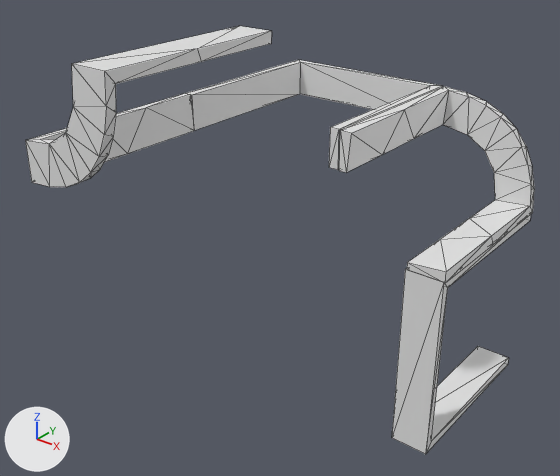
A saved change to the OBJ model data/bmc/SET_4W2C/t_433.obj.
Before and after are seen from a 50 mm lens placed at (0.974, -1.436, 0.858), pointed at (-0.142, -0.04, -0.007). The axes (+X, +Y, +Z) are drawn at lower left. The lights are the same throughout. Mesh edges are drawn as thin lines. Where no turn or scale is listed for an object, it has been applied to the vertices.

In view in the first picture: 't_433'.
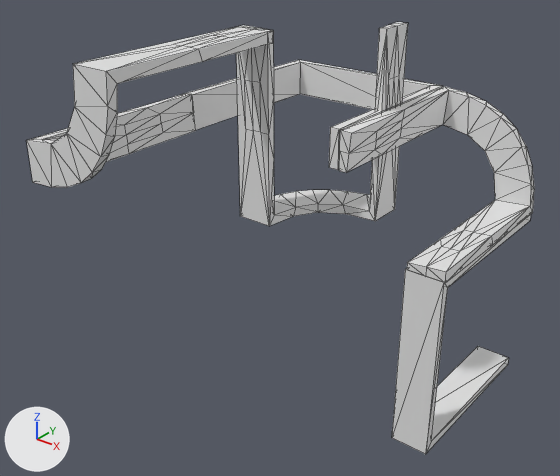
Where the change shows, as pixel boxes (x1, y1, x2, y2) in the pictures (560 x 476 px):
't_433', reshaped: before (25, 26, 534, 454); after (26, 22, 534, 454)
part 1 of me_t_433, added: after (236, 22, 408, 226)
part 2 of me_t_433, added: after (26, 26, 273, 187)
part 3 of me_t_433, deleted: before (25, 26, 272, 187)
part 4 of me_t_433, built on: (339, 90, 529, 283) in both

Patch to the scene script:
```diff
--- a/data/bmc/SET_4W2C/t_433.obj.py
+++ b/data/bmc/SET_4W2C/t_433.obj.py
@@ me_t_433 @@
 # used by ob_t_433; location = (0.0, 0.0, 0.0)
-me_t_433.from_pydata(...)  # 118 vertices, 224 faces; spans x -0.5..0.304, y -0.5..0.5, z -0.5..0.5
+me_t_433.from_pydata(...)  # 248 vertices, 476 faces; spans x -0.5..0.304, y -0.5..0.5, z -0.5..0.501
+# me_t_433 part 1: a new loose piece of 72 vertices spanning x -0.3..0.0, y -0.014..0.286, z 0.0..0.5
+# me_t_433 part 2: a new loose piece of 72 vertices spanning x -0.496..-0.196, y -0.5..0.0, z 0.201..0.501
+# me_t_433 part 3
+# 42 vertices are removed from x -0.5..-0.2, y -0.5..0.0, z 0.2..0.5
+# 84 faces are deleted
+# me_t_433 part 4
+# 20 faces are deleted
+# 22 vertices are added at x 0.004..0.279, y 0.0..0.25, z -0.001..0.274
+# 6 new vertices lie (0.0, 0.125, 0.0) away from vertices in x 0.004..0.279, y 0.0..0.125, z -0.001..0.274
+# 76 new faces join them
```
